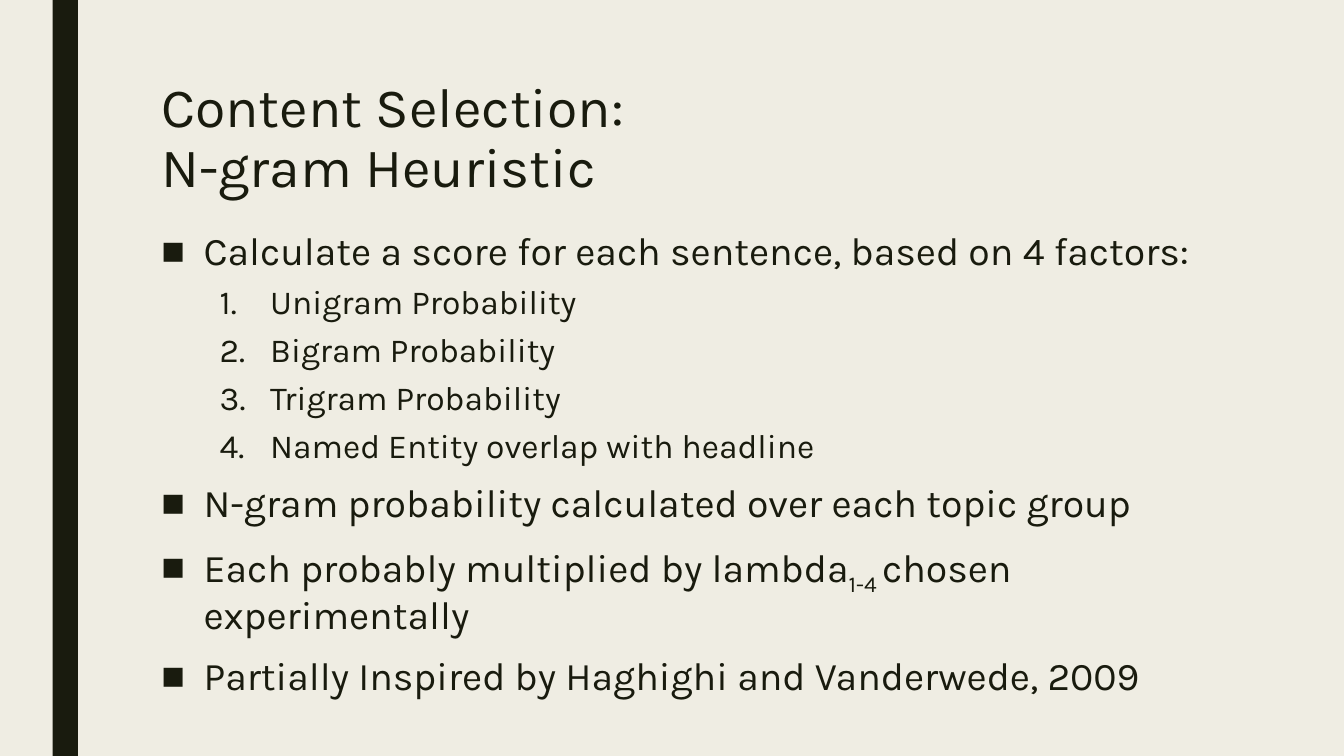
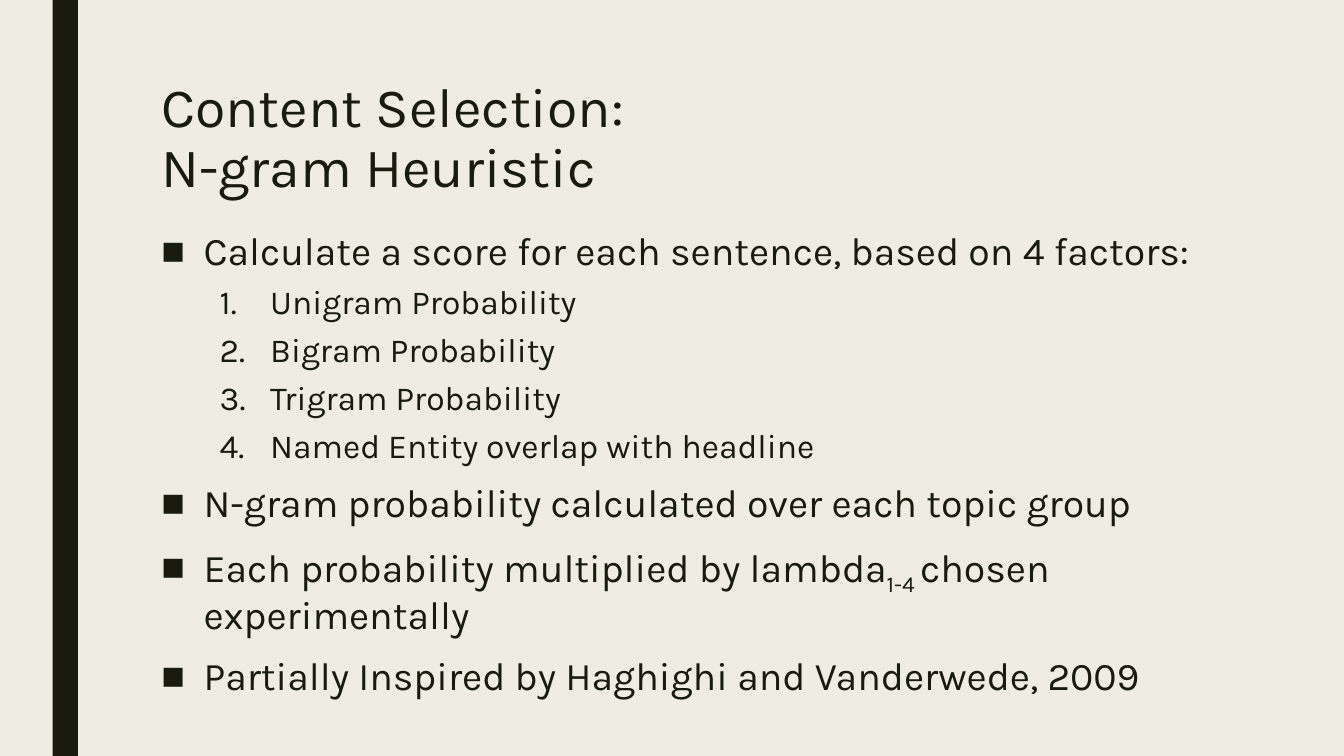
Before and after one commit to Mindful/ling-573, a slide deck: slide 10 of doc/D2_presentation.pptx. Drawn at 1344x756 pixels with LibreOffice and Linux fonts; fonts in the diff are those of the drawing. Boxes give left, top, right and bottom in pixels: in the first picture for what was removed or moved away, otherwise in the second. Text is boxed around its words. In the diff, an @@ line names an element or a change of style, - is before the commit and + after.

```diff
--- a/doc/D2_presentation.pptx
+++ b/doc/D2_presentation.pptx
@@ text at (204,555,1050,639): text changed @@
-■ Each probably multiplied by lambda1-4 chosen experimentally
+■ Each probability multiplied by lambda1-4 chosen experimentally
```
Also in this commit, not shown: 2 other slides changed.
